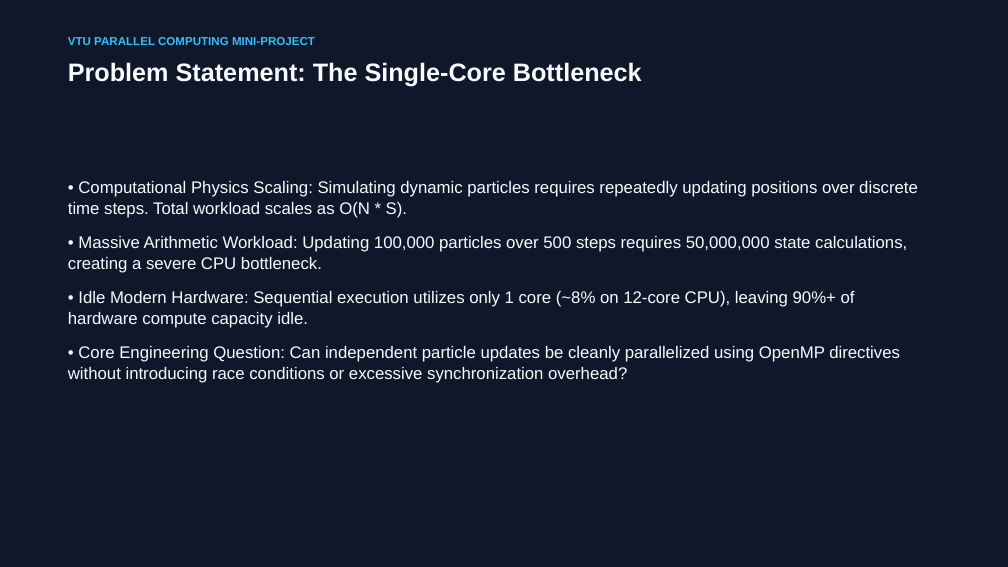
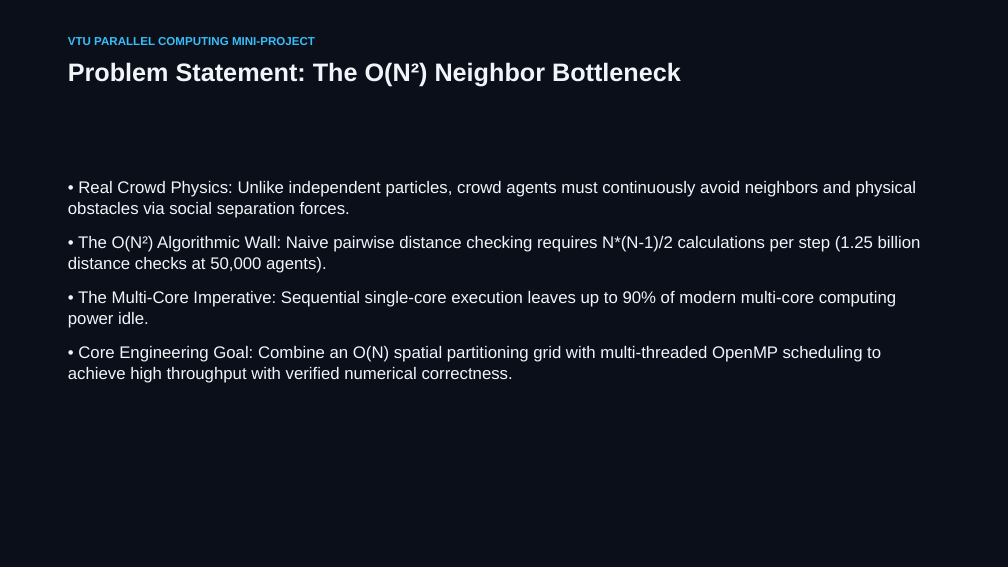
Before and after one commit to rishikeshgowdakk/PC, a slide deck: slide 2 of CrowdSim/presentation/CrowdSim_Project_Presentation.pptx. Drawn at 1008x567 pixels with LibreOffice and Linux fonts; fonts in the diff are those of the drawing. Boxes give left, top, right and bottom in pixels: in the first picture for what was removed or moved away, otherwise in the second. Text is boxed around its words. In the diff, an @@ line names an element or a change of style, - is before the commit and + after.

Commit message:
Implement obstacle avoidance and spatial grid mechanics in CrowdSim
- Added obstacle handling with circular and AABB (axis-aligned bounding box) types.
- Implemented obstacle initialization based on different scenarios (pillars and bottlenecks).
- Developed functions for computing repulsive forces from obstacles and resolving agent penetration.
- Introduced a spatial grid for efficient neighbor querying, reducing computational complexity.
- Created tests for agent initialization, goal steering, obstacle mechanics, spatial grid vs brute force, and sequential vs parallel simulation equivalence.
- Ensured that the simulation maintains physical invariants and validates results across different configurations.

```diff
--- a/CrowdSim/presentation/CrowdSim_Project_Presentation.pptx
+++ b/CrowdSim/presentation/CrowdSim_Project_Presentation.pptx
@@ background #0F172A to #0B0F19 @@
@@ text at (68,62,681,87): text changed; text colour #F8FAFC to #F1F5F9 @@
-Problem Statement: The Single-Core Bottleneck
+Problem Statement: The O(N²) Neighbor Bottleneck
@@ text at (68,181,921,383): text changed; text colour #F8FAFC to #F1F5F9 @@
-• Computational Physics Scaling: Simulating dynamic particles requires repeatedly updating positions over discrete time steps. Total workload scales as O(N * S).
-• Massive Arithmetic Workload: Updating 100,000 particles over 500 steps requires 50,000,000 state calculations, creating a severe CPU bottleneck.
-• Idle Modern Hardware: Sequential execution utilizes only 1 core (~8% on 12-core CPU), leaving 90%+ of hardware compute capacity idle.
-• Core Engineering Question: Can independent particle updates be cleanly parallelized using OpenMP directives without introducing race conditions or excessive synchronization overhead?
+• Real Crowd Physics: Unlike independent particles, crowd agents must continuously avoid neighbors and physical obstacles via social separation forces.
+• The O(N²) Algorithmic Wall: Naive pairwise distance checking requires N*(N-1)/2 calculations per step (1.25 billion distance checks at 50,000 agents).
+• The Multi-Core Imperative: Sequential single-core execution leaves up to 90% of modern multi-core computing power idle.
+• Core Engineering Goal: Combine an O(N) spatial partitioning grid with multi-threaded OpenMP scheduling to achieve high throughput with verified numerical correctness.
```
Also in this commit, not shown: 10 other slides changed, 4 slides added, 4 slides removed, 37 other files.
